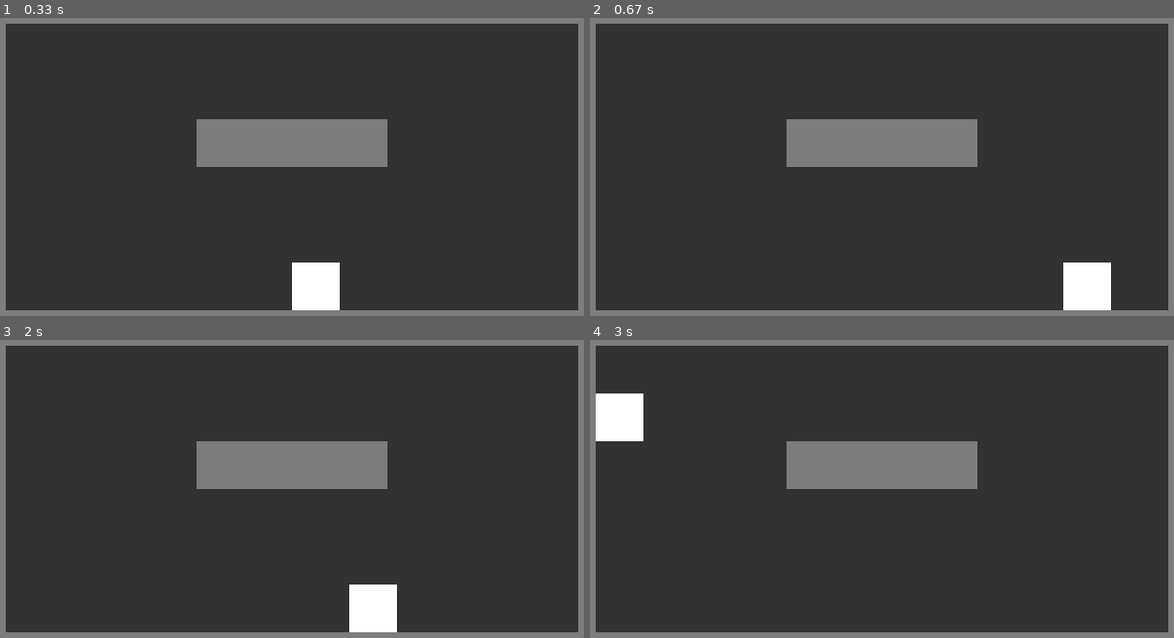
Above: before the commit, frames 1-4 (two rows, left to right).
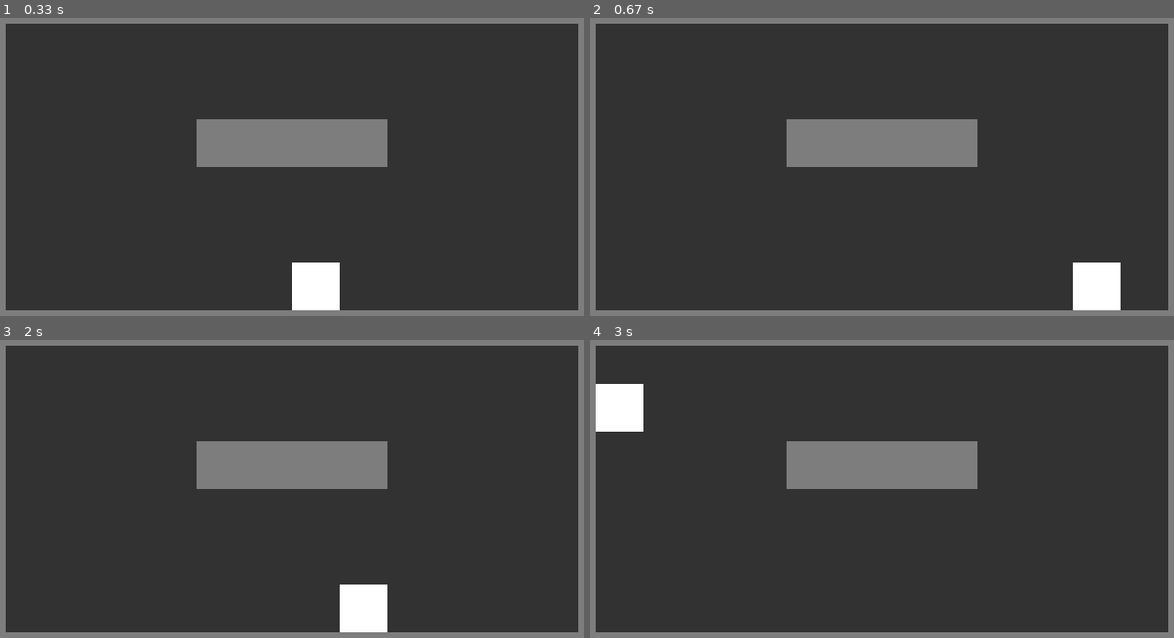
Above: after the commit, the same moments.

Repository: DJan03/ThrowTheBox_pygame
Game: pygame game, started from main.py
Two runs of this game, one before a commit and one after it. Both use one fixed random seed, a clock stepped at 60 frames per second and the inputs below.
Inputs:
- Up to frame 1 (0.33 s): no input
- Up to frame 2 (0.67 s): hold Right from 0.33 s (still down)
- Up to frame 3 (2 s): release Right at 0.8 s; hold Up 0.83-1.13 s; hold Right 1.17-1.63 s; hold Left from 1.67 s (still down)
- Up to frame 4 (3 s): release Left at 2.2 s; hold Left 2.23-2.63 s; hold Up from 2.67 s (still down)

Frame 1 is identical in both runs. In frame 2, 0.5% of the frame differs, in the area x 81-91%, y 82-99%; in frame 3, 0.5%; in frame 4, 0.5%.

Commit message:
remove GameObject class. Rework a Player class

Diff:
--- a/main.py
+++ b/main.py
@@ -10,7 +10,7 @@
 class Block(pygame.sprite.Sprite):
     color = (125, 125, 125)
 
-    def __init__(self, group, x, y, w, h, is_for_jumping=False):
+    def __init__(self, group, x, y, w, h):
         super().__init__(group)
         self.image = pygame.Surface((w, h))
         self.image.fill(Block.color)
@@ -18,68 +18,22 @@
         self.rect.x = x
         self.rect.y = y
 
-        self.is_for_jumping = is_for_jumping
 
-
-class GameObject(pygame.sprite.Sprite):
-    def __init__(self, group: pygame.sprite.Group, apply_gravity: bool, lose_velocity: bool, image: pygame.Surface):
+class Player(pygame.sprite.Sprite):
+    def __init__(self, group: pygame.sprite.Group, image: pygame.Surface, keys: Dict[int, bool]):
         super().__init__(group)
-        self.apply_gravity = apply_gravity
-        self.lose_velocity = lose_velocity
 
         self.image = image
         self.rect = self.image.get_rect()
+        self.rect.x = WIDTH // 2
+        self.rect.y = HEIGHT // 2
 
         self.velocity_x = 0
         self.velocity_y = 0
 
-    def update(self, blocks):
-        # TODO: create new method for every section
-        if self.lose_velocity:
-            pass
+        self.keys = keys
 
-        self.rect.x += self.velocity_x
-
-        block_hit_list = pygame.sprite.spritecollide(self, blocks, False)
-        for block in block_hit_list:
-            if self.velocity_x > 0:
-                self.rect.right = block.rect.left
-            elif self.velocity_x < 0:
-                self.rect.left = block.rect.right
-
-        if self.apply_gravity:
-            self.velocity_y += GRAVITY
-        self.rect.y += self.velocity_y
-
-        block_hit_list = pygame.sprite.spritecollide(self, blocks, False)
-        for block in block_hit_list:
-            if self.velocity_y > 0:
-                self.rect.bottom = block.rect.top
-
-                if type(self) == Player:
-                    self.already_jumped = False
-            elif self.velocity_y < 0:
-                self.rect.top = block.rect.bottom
-
-            self.velocity_y = 0
-
-
-    def set_velocity(self, x: int, y: int):
-        self.velocity_x = x
-        self.velocity_y = y
-
-
-class Player(GameObject):
-    def __init__(self, group: pygame.sprite.Group, image: pygame.Surface, keys: Dict[int, bool]):
-        super().__init__(group, True, True, image)
-
-        #self.speed = 10
-        self.keys = keys # TODO: need to rework
-
-        self.rect.x = WIDTH // 2
-        self.rect.y = HEIGHT // 2
-
-        self.already_jumped = False
+        self.ready_to_jump = False
 
     def control(self, event):
         if event.type == pygame.KEYDOWN:
@@ -93,7 +47,9 @@
                     self.keys[key] = False
                     break
 
-    def move(self):
+
+    def update(self, blocks):
+        # change velocity
         input = [self.keys[key] for key in self.keys]
 
         if input[0] and input[1]:
@@ -105,9 +61,32 @@
         else:
             self.velocity_x = 0
 
-        if input[2] and not(self.already_jumped):
-            self.already_jumped = True
+        if input[2] and self.ready_to_jump:
+            self.ready_to_jump = False
             self.velocity_y = -70
+
+        # apply veloticy
+        self.rect.x += self.velocity_x
+
+        block_hit_list = pygame.sprite.spritecollide(self, blocks, False)
+        for block in block_hit_list:
+            if self.velocity_x > 0:
+                self.rect.right = block.rect.left
+            elif self.velocity_x < 0:
+                self.rect.left = block.rect.right
+
+        self.velocity_y += GRAVITY
+        self.rect.y += self.velocity_y
+
+        block_hit_list = pygame.sprite.spritecollide(self, blocks, False)
+        for block in block_hit_list:
+            if self.velocity_y > 0:
+                self.rect.bottom = block.rect.top
+                self.ready_to_jump = True
+            elif self.velocity_y < 0:
+                self.rect.top = block.rect.bottom
+
+            self.velocity_y = 0
 
 
 def main():
@@ -141,7 +120,6 @@
 
         sprite_group.update(blocks)
         sprite_group.draw(screen)
-        player.move()
         pygame.display.flip()
         clock.tick(FPS)
 
